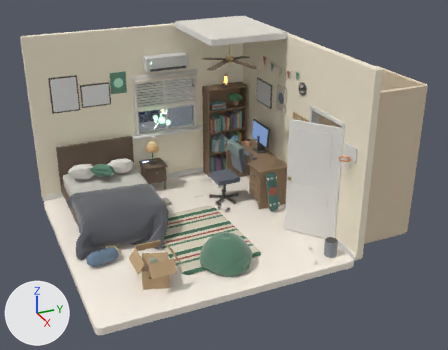
An edit to the Blender file cocoeco/blender/cocoeco-scenes.blend, drawn before and after from the same camera.
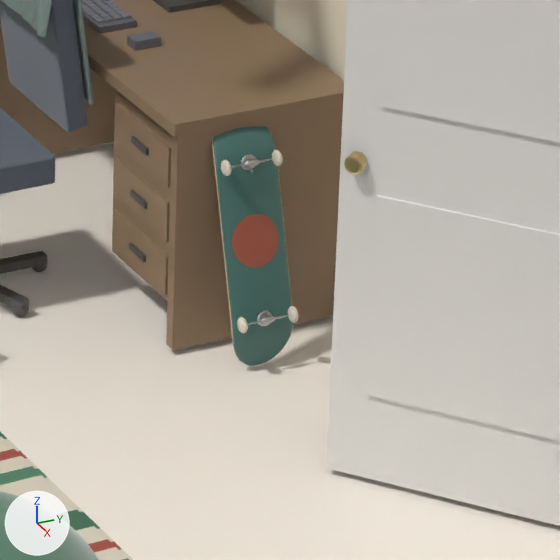
There are two pictures of each version: one whole from a 50 mm camera at (11.05, -1.2, 5.36) aimed at (1.57, 3.07, 0.62), one close up on the part from 52% to 72% of the width and 43% to 70% of the height. The lights are fixed; the arrows at lower left show +X, +Y and +Z. The first two pictures are the older version.

In view in the first close-up: 'beanbag.001', 'chair_back', 'desk_side_l', 'desk_side_r', 'desk_top', 'door', 'door_panel-0.42', 'door_panel0.52', 'floor.001', 'rug_fur', 'skateboard', 'wB_left' and 22 more.
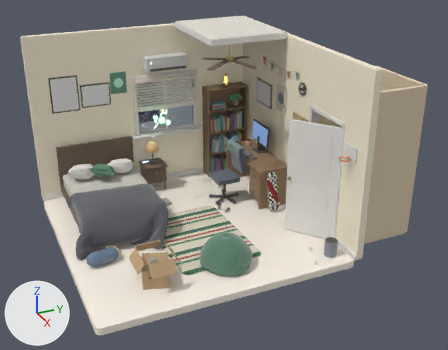
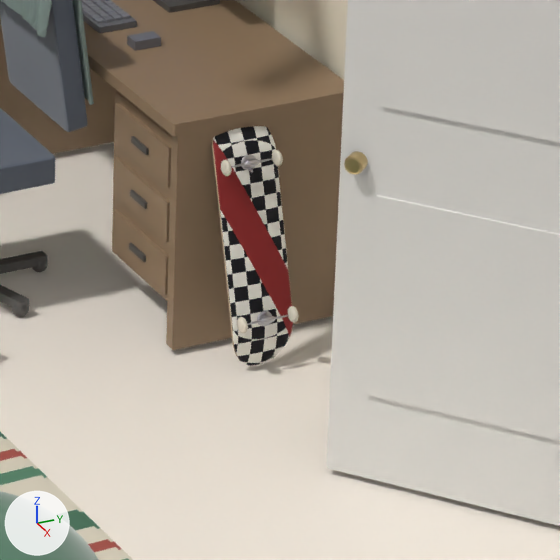
What differs and where, as boxes (x1, y1, x2, y2) in the close-ups (560 x 560 px):
```json
{"object": "skateboard", "change": "surface changed", "before": [212, 126, 296, 366], "after": [212, 126, 296, 366]}
```

Edits to the scene script, one JSON object a line:
```json
{"block": "mat_deck_m", "change": "nodes: BsdfPrincipled, Math x9, Mix, OutputMaterial, SeparateXYZ, TexCoord"}
{"block": "mat_deck_m", "change": "colours: dark cyan #4d7973, red #aa5d4b"}
{"block": "mat_deck_m", "change": "nodes: BsdfPrincipled, Math x4, Mix, OutputMaterial, SeparateXYZ, TexChecker, TexCoord"}
{"block": "mat_deck_m", "change": "colours: black #212124, white #f3f0e7, red #953535"}
```
